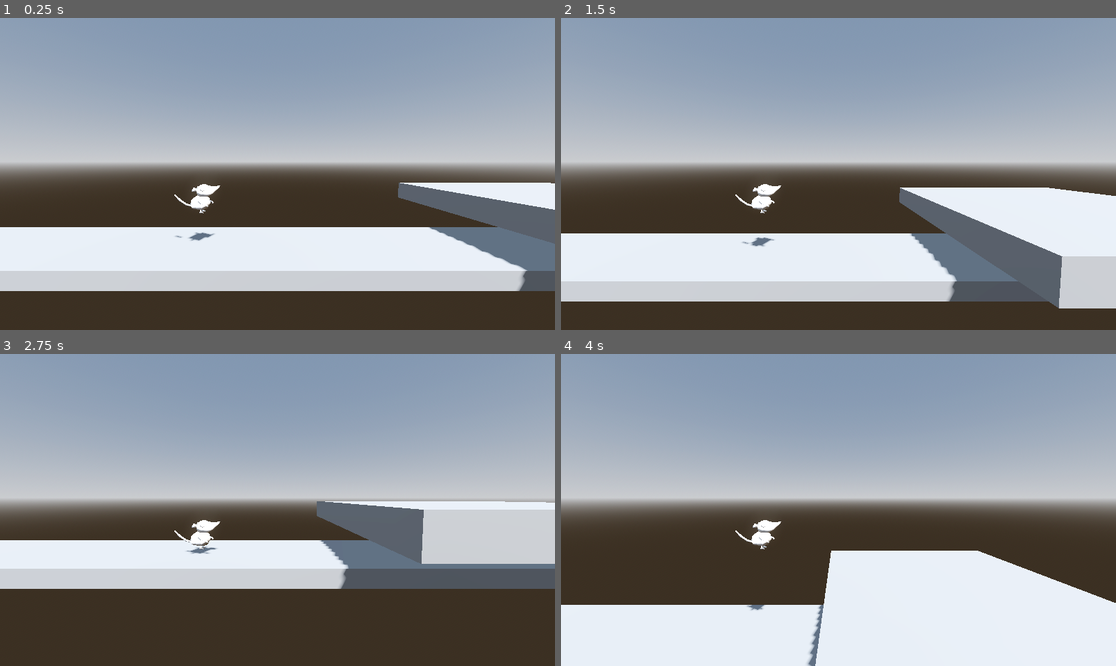
Above: before the commit, frames 1-4 (two rows, left to right).
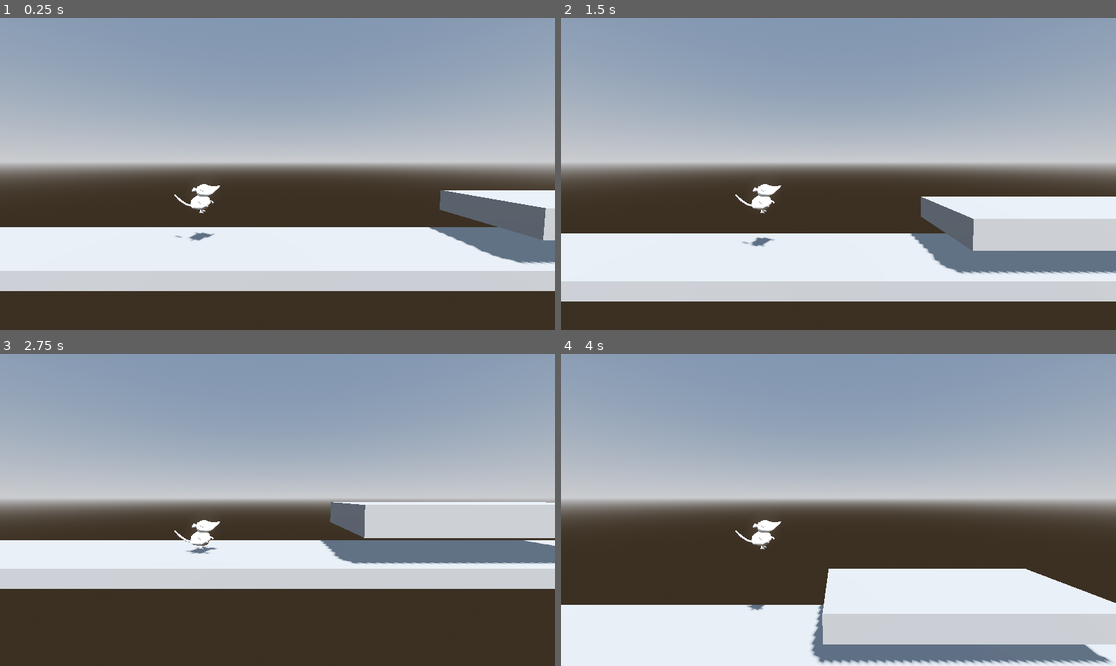
Above: after the commit, the same moments.

Repository: tomas-heredia/GGJ-2026
Game: Godot game, scene res://Scenes/main.tscn
Two runs of this game, one before a commit and one after it. Both use one fixed random seed, a clock stepped at 60 frames per second and the inputs below.
Inputs:
- Up to frame 1 (0.25 s): no input
- Up to frame 2 (1.5 s): hold D (move_right) 0.53-1.28 s; tap E (interact) at 0.6 s; tap Space (jump) at 0.77 s; hold A (move_left) from 1.28 s (still down); tap Shift (sprint) at 1.35 s
- Up to frame 3 (2.75 s): tap Space (jump) at 1.52 s; release A (move_left) at 2.03 s; hold D (move_right) from 2.03 s (still down); tap E (interact) at 2.1 s
- Up to frame 4 (4 s): tap Shift (sprint) at 2.85 s; tap Space (jump) at 3.02, 3.77 s; release D (move_right) at 3.53 s; hold A (move_left) from 3.53 s (still down); tap E (interact) at 3.6 s

The runs differ from the first frame. In frame 1, 1.8% of the frame differs, in the area x 71-100%, y 52-88%; in frame 2, 7.7%; in frame 3, 6.9%; in frame 4, 10%, in the area x 44-100%, y 63-100%.

Commit message:
Breaking platform now respawns

Diff:
--- a/global-gameam-2026/Scenes/breaking_platform.tscn
+++ b/global-gameam-2026/Scenes/breaking_platform.tscn
@@ -3,13 +3,13 @@
 [ext_resource type="Script" uid="uid://cpjic87id002m" path="res://Scripts/breaking_platform.gd" id="1_dm8gt"]
 
 [sub_resource type="BoxShape3D" id="BoxShape3D_hwwrw"]
-size = Vector3(5, 0.5, 5)
+size = Vector3(5, 0.5, 2)
 
 [sub_resource type="BoxMesh" id="BoxMesh_s6isy"]
-size = Vector3(5, 0.5, 5)
+size = Vector3(5, 0.5, 2)
 
 [sub_resource type="BoxShape3D" id="BoxShape3D_qkejb"]
-size = Vector3(5, 0.3, 5)
+size = Vector3(5, 0.3, 2)
 
 [node name="BreakingPlatform" type="StaticBody3D"]
 script = ExtResource("1_dm8gt")
@@ -30,5 +30,9 @@
 [node name="Timer" type="Timer" parent="."]
 wait_time = 2.0
 
+[node name="Timer2" type="Timer" parent="."]
+wait_time = 2.0
+
 [connection signal="body_entered" from="Area3D" to="." method="_on_area_3d_body_entered"]
 [connection signal="timeout" from="Timer" to="." method="_on_timer_timeout"]
+[connection signal="timeout" from="Timer2" to="." method="_on_timer_2_timeout"]
--- a/global-gameam-2026/Scenes/main.tscn
+++ b/global-gameam-2026/Scenes/main.tscn
@@ -47,4 +47,4 @@
 curve = SubResource("Curve3D_bo1nx")
 
 [node name="BreakingPlatform" parent="." instance=ExtResource("3_jjvhh")]
-transform = Transform3D(1, 0, 0, 0, 1, 0, 0, 0, 1, 7.851244, 0.9252382, -0.26586914)
+transform = Transform3D(1, 0, 0, 0, 1, 0, 0, 0, 1, 7.851244, 0.9252382, 0.0056562424)
--- /dev/null
+++ b/global-gameam-2026/Scenes/phasing_platform.tscn
@@ -0,0 +1,24 @@
+[gd_scene load_steps=4 format=3 uid="uid://chbvki7tiupk"]
+
+[ext_resource type="Script" uid="uid://jf0pi6w6ukty" path="res://Scripts/phasing_platform.gd" id="1_nayrw"]
+
+[sub_resource type="BoxShape3D" id="BoxShape3D_dghnp"]
+size = Vector3(5, 0.7, 2)
+
+[sub_resource type="BoxMesh" id="BoxMesh_bif7l"]
+size = Vector3(5, 0.7, 2)
+
+[node name="PhasingPlatform" type="StaticBody3D"]
+script = ExtResource("1_nayrw")
+
+[node name="CollisionShape3D" type="CollisionShape3D" parent="."]
+shape = SubResource("BoxShape3D_dghnp")
+
+[node name="MeshInstance3D" type="MeshInstance3D" parent="."]
+mesh = SubResource("BoxMesh_bif7l")
+skeleton = NodePath("../CollisionShape3D")
+
+[node name="Timer" type="Timer" parent="."]
+
+[connection signal="visibility_changed" from="MeshInstance3D" to="." method="_on_mesh_instance_3d_visibility_changed"]
+[connection signal="timeout" from="Timer" to="." method="_on_timer_timeout"]
--- /dev/null
+++ b/global-gameam-2026/Scenes/phasing_platform_2.tscn
@@ -0,0 +1,20 @@
+[gd_scene load_steps=4 format=3 uid="uid://c8sm8iv41pj0y"]
+
+[ext_resource type="Script" uid="uid://7wjlmxajlgu3" path="res://phasing_platform_2.gd" id="1_dvhya"]
+
+[sub_resource type="BoxMesh" id="BoxMesh_ne8n3"]
+size = Vector3(5, 1, 2)
+
+[sub_resource type="BoxShape3D" id="BoxShape3D_ujuwg"]
+size = Vector3(5, 1, 2)
+
+[node name="PhasingPlatform2" type="StaticBody3D"]
+script = ExtResource("1_dvhya")
+
+[node name="MeshInstance3D" type="MeshInstance3D" parent="."]
+mesh = SubResource("BoxMesh_ne8n3")
+
+[node name="CollisionShape3D" type="CollisionShape3D" parent="."]
+shape = SubResource("BoxShape3D_ujuwg")
+
+[node name="Timer" type="Timer" parent="."]
--- a/global-gameam-2026/Scripts/breaking_platform.gd
+++ b/global-gameam-2026/Scripts/breaking_platform.gd
@@ -9,11 +9,30 @@
 	time += 1
 	$MeshInstance3D.position += Vector3(0, sin(time) * 0.02, 0)
 
+func hiding():
+	$CollisionShape3D.hide()
+	$MeshInstance3D.hide()
+	$Area3D.hide()
+
+func showing():
+	$CollisionShape3D.show()
+	$MeshInstance3D.show()
+	$Area3D.show()
+
 func _on_area_3d_body_entered(body: Node3D):
 	if body.name == 'CharacterBody3D':
 		set_process(true)
 		$Timer.start()
 
 func _on_timer_timeout():
-	print("Timer stop.")
-	queue_free()
+	print("Breaking platform timer stop.")
+	$Timer.stop()
+	position += Vector3(0, -10000, 0)
+	set_process(false)
+	hiding()
+	$Timer2.start()
+
+func _on_timer_2_timeout():
+	$Timer2.stop()
+	position += Vector3(0, 10000, 0)
+	showing()
--- /dev/null
+++ b/global-gameam-2026/Scripts/phasing_platform.gd
@@ -0,0 +1,16 @@
+extends StaticBody3D
+
+var time = 1
+
+func _ready():
+	if $StaticBody3D.name == "PhasingPlatform":
+		pass
+	else:
+		pass
+
+func _on_mesh_instance_3d_visibility_changed() -> void:
+	pass
+
+
+func _on_timer_timeout() -> void:
+	pass # Replace with function body.
--- /dev/null
+++ b/global-gameam-2026/phasing_platform_2.gd
@@ -0,0 +1,6 @@
+extends StaticBody3D
+
+var time = 1
+
+func _ready():
+	pass
Not shown, added: global-gameam-2026/Scripts/phasing_platform.gd.uid
Not shown, added: global-gameam-2026/phasing_platform_2.gd.uid
